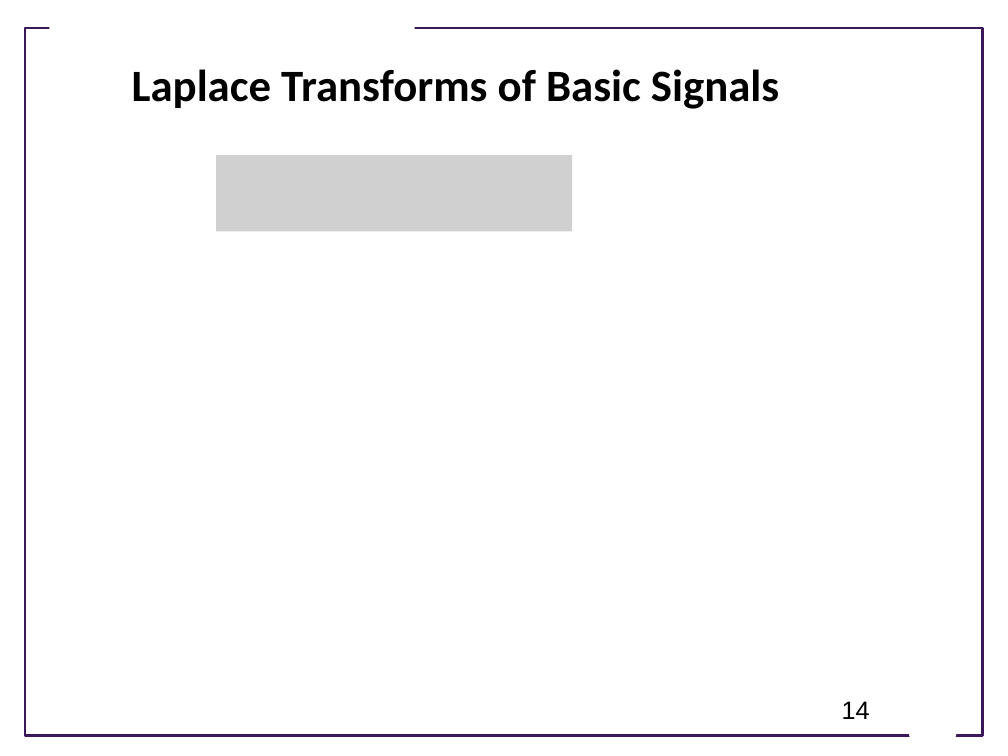
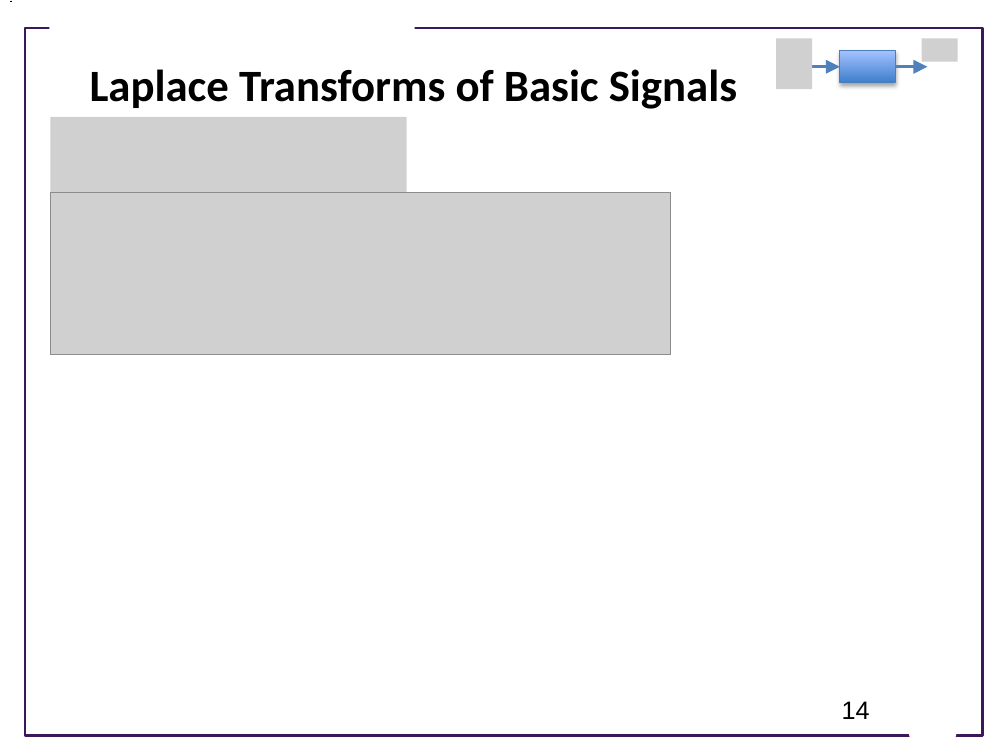
Before and after one commit to joseph-hellerstein/advanced-controls-lectures, a slide deck: slide 14 of lectures/lecture_09-linear_time_invariant_systems/linear_time_invariant_systems.pptx. Drawn at 1008x756 pixels with LibreOffice and Linux fonts; fonts in the diff are those of the drawing; grey boxes stand for pictures; background and template pictures are left out. Boxes give left, top, right and bottom in pixels: in the first picture for what was removed or moved away, otherwise in the second. Text is boxed around its words. In the diff, an @@ line names an element or a change of style, - is before the commit and + after.

```diff
--- a/lectures/lecture_09-linear_time_invariant_systems/linear_time_invariant_systems.pptx
+++ b/lectures/lecture_09-linear_time_invariant_systems/linear_time_invariant_systems.pptx
@@ title "Laplace Transforms of Basic Signals": place and size @@
-title "Laplace Transforms of Basic Signals" at (132, 69, 779, 109)
+title "Laplace Transforms of Basic Signals" at (90, 69, 737, 109)
@@ group added at (776, 38, 958, 89): 2 arrows, 2 pictures, 1 rectangle @@
@@ picture added at (50, 117, 406, 194) @@
@@ picture removed at (216, 155, 572, 232) @@
@@ picture added at (50, 193, 670, 355) @@
```
Also in this commit, not shown: 9 other slides changed, 2 slides added, 1 other file.
